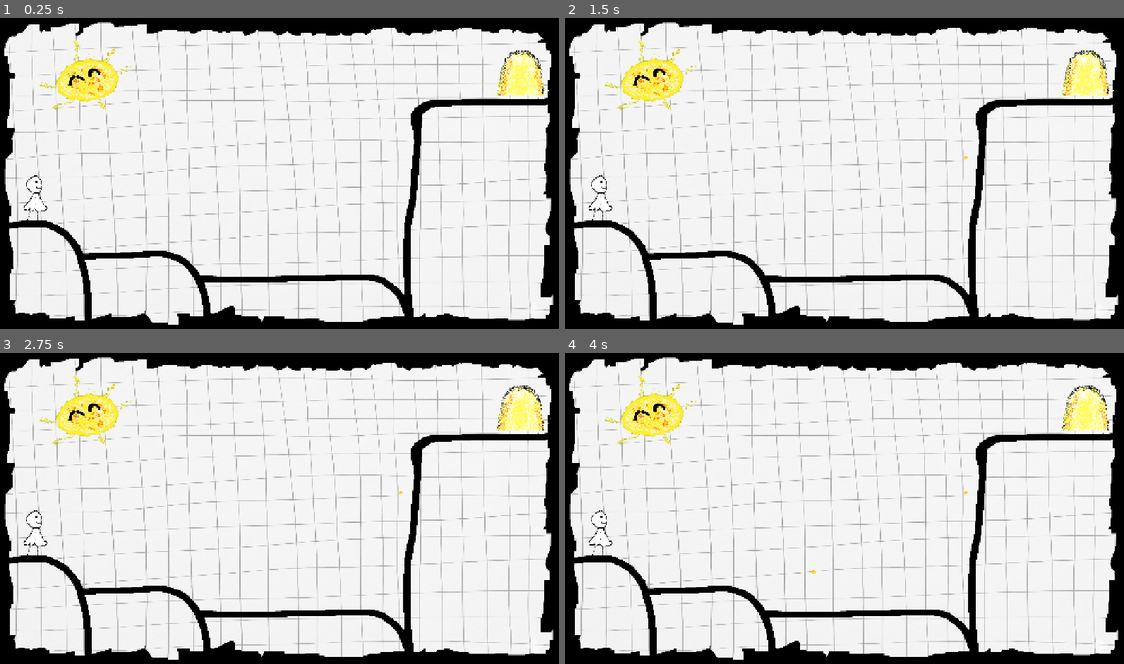
Above: before the commit, frames 1-4 (two rows, left to right).
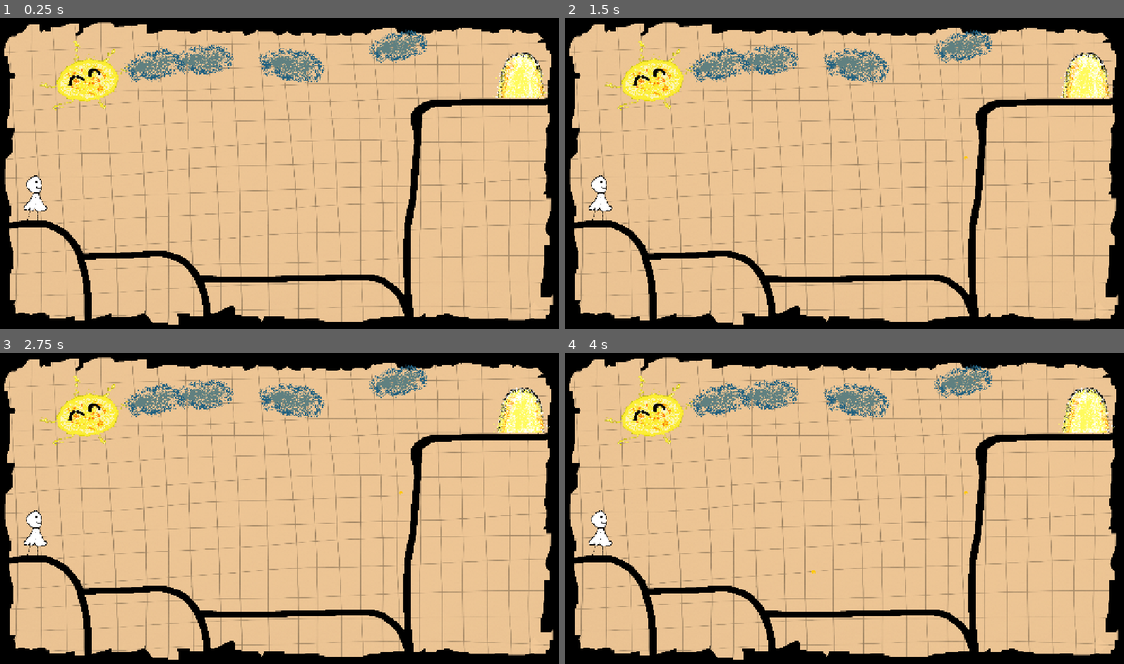
Above: after the commit, the same moments.

Repository: NikhilKshub/margin-ghost
Game: Godot game, scene res://scenes/level_1.tscn
Same seed, same stepped clock (60 frames per second), same inputs: the game is played once before the commit and once after it.
Inputs (mouse positions are in pixels of both pictures, inside the frame that each line leads up to):
- Up to frame 1 (0.25 s): no input
- Up to frame 2 (1.5 s): move the mouse to (967, 157) at 0.52 s; hold Right (ui_right) 0.53-1.28 s; click (967, 157) at 0.67 s; move the mouse to (727, 189) at 1.27 s; hold Left (ui_left) from 1.28 s (still down)
- Up to frame 3 (2.75 s): move the mouse to (335, 436) at 2.02 s; release Left (ui_left) at 2.03 s; hold Right (ui_right) from 2.03 s (still down)
- Up to frame 4 (4 s): move the mouse to (810, 570) at 2.77 s; click (810, 570) at 2.92 s; move the mouse to (1012, 555) at 3.52 s; release Right (ui_right) at 3.53 s; hold Left (ui_left) from 3.53 s (still down)

The runs differ from the first frame. In frame 1, 83% of the frame differs, in the area x 0-99%, y 1-99%; in frame 2, 83%; in frame 3, 83%; in frame 4, 83%.

Commit message:
added cloud also the z-indexing

Diff:
--- /dev/null
+++ b/scenes/cloud.tscn
@@ -0,0 +1,39 @@
+[gd_scene format=3 uid="uid://br8d7sxngbp22"]
+
+[ext_resource type="Texture2D" uid="uid://1mtje7squx85" path="res://assets/cloud_spritesheet.png" id="1_vlwrh"]
+
+[sub_resource type="AtlasTexture" id="AtlasTexture_2kyfr"]
+atlas = ExtResource("1_vlwrh")
+region = Rect2(0, 0, 360, 195)
+
+[sub_resource type="AtlasTexture" id="AtlasTexture_n1qj5"]
+atlas = ExtResource("1_vlwrh")
+region = Rect2(360, 0, 360, 195)
+
+[sub_resource type="AtlasTexture" id="AtlasTexture_fubt3"]
+atlas = ExtResource("1_vlwrh")
+region = Rect2(720, 0, 360, 195)
+
+[sub_resource type="SpriteFrames" id="SpriteFrames_srsb4"]
+animations = [{
+"frames": [{
+"duration": 1.0,
+"texture": SubResource("AtlasTexture_2kyfr")
+}, {
+"duration": 1.0,
+"texture": SubResource("AtlasTexture_n1qj5")
+}, {
+"duration": 1.0,
+"texture": SubResource("AtlasTexture_fubt3")
+}],
+"loop": 1,
+"name": &"default",
+"speed": 12.0
+}]
+
+[node name="cloud" type="Node2D" unique_id=2070494279]
+
+[node name="Sprite2D" type="AnimatedSprite2D" parent="." unique_id=773745885]
+sprite_frames = SubResource("SpriteFrames_srsb4")
+autoplay = "default"
+frame_progress = 0.10323209
--- a/scenes/level_1.tscn
+++ b/scenes/level_1.tscn
@@ -7,6 +7,7 @@
 [ext_resource type="Texture2D" uid="uid://dasoydnydrffo" path="res://assets/level_1_bg.png" id="4_pa8r4"]
 [ext_resource type="PackedScene" uid="uid://b7u0v1ofm4hib" path="res://scenes/exit_gate.tscn" id="5_2y5yt"]
 [ext_resource type="PackedScene" uid="uid://umkfm6gcx8fl" path="res://scenes/sun.tscn" id="7_pa8r4"]
+[ext_resource type="PackedScene" uid="uid://br8d7sxngbp22" path="res://scenes/cloud.tscn" id="8_15mv3"]
 
 [node name="game" type="Node2D" unique_id=1483147424]
 script = ExtResource("1_fcfvj")
@@ -14,19 +15,44 @@
 dot_scene = ExtResource("3_15mv3")
 
 [node name="Background" type="Sprite2D" parent="." unique_id=814512972]
+modulate = Color(0.96511227, 0.80243635, 0.6049045, 1)
+z_index = -10
 scale = Vector2(0.498, 0.433)
 texture = ExtResource("4_pa8r4")
 centered = false
 
 [node name="Player" parent="." unique_id=304202585 instance=ExtResource("4_e3sih")]
+z_index = 2
 position = Vector2(92, 469)
 
 [node name="ExitGate" parent="." unique_id=429862495 instance=ExtResource("5_2y5yt")]
-position = Vector2(1202, 128)
+z_index = 4
+position = Vector2(1203, 133)
 
 [node name="EntryGate" type="Marker2D" parent="." unique_id=1185491990]
+z_index = 4
 position = Vector2(90, 468)
 
 [node name="Sun" parent="." unique_id=1784402562 instance=ExtResource("7_pa8r4")]
 position = Vector2(227, 153)
 scale = Vector2(1.6, 1.6)
+
+[node name="cloud" parent="." unique_id=2070494279 instance=ExtResource("8_15mv3")]
+position = Vector2(362, 116.000015)
+rotation = -0.2617994
+scale = Vector2(0.4, 0.4)
+
+[node name="cloud2" parent="." unique_id=384124957 instance=ExtResource("8_15mv3")]
+position = Vector2(916.99994, 73)
+rotation = -0.2617994
+scale = Vector2(0.4, 0.4)
+
+[node name="cloud3" parent="." unique_id=1334205315 instance=ExtResource("8_15mv3")]
+position = Vector2(675, 115.99999)
+rotation = 0.07853982
+scale = Vector2(0.45, 0.45)
+
+[node name="cloud4" parent="." unique_id=1805464532 instance=ExtResource("8_15mv3")]
+position = Vector2(476.00006, 103.99999)
+rotation = -0.1308997
+scale = Vector2(0.4, 0.4)
--- a/scenes/line.tscn
+++ b/scenes/line.tscn
@@ -1,6 +1,7 @@
 [gd_scene format=3 uid="uid://d12w7gftpsylc"]
 
 [node name="Line" type="Line2D" unique_id=384656491]
+z_index = 3
 width = 6.0
 default_color = Color(0.16078432, 0.16078432, 0.16078432, 1)
 joint_mode = 2
Binary file added: assets/cloud_spritesheet.png
Not shown, added: assets/cloud_spritesheet.png.import
